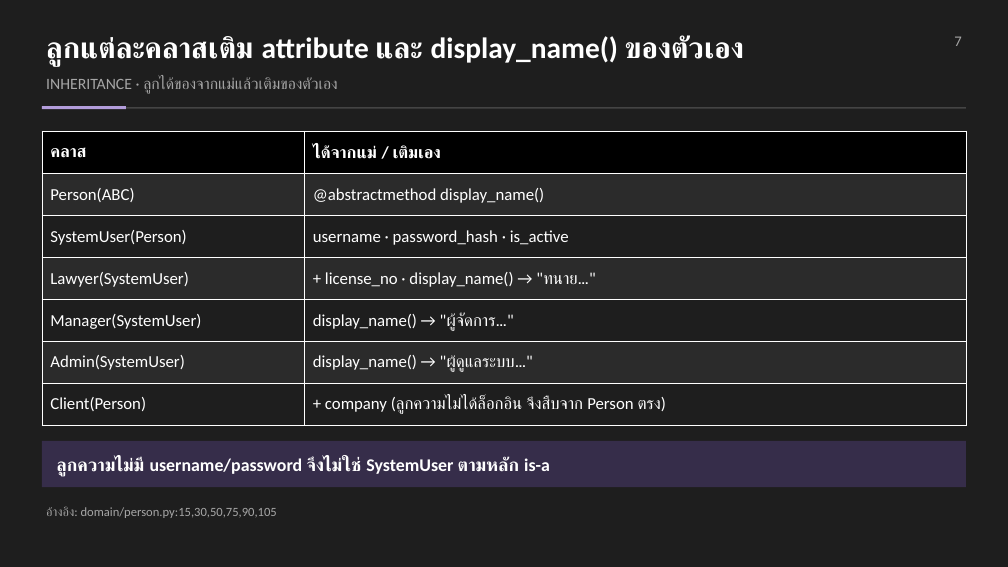
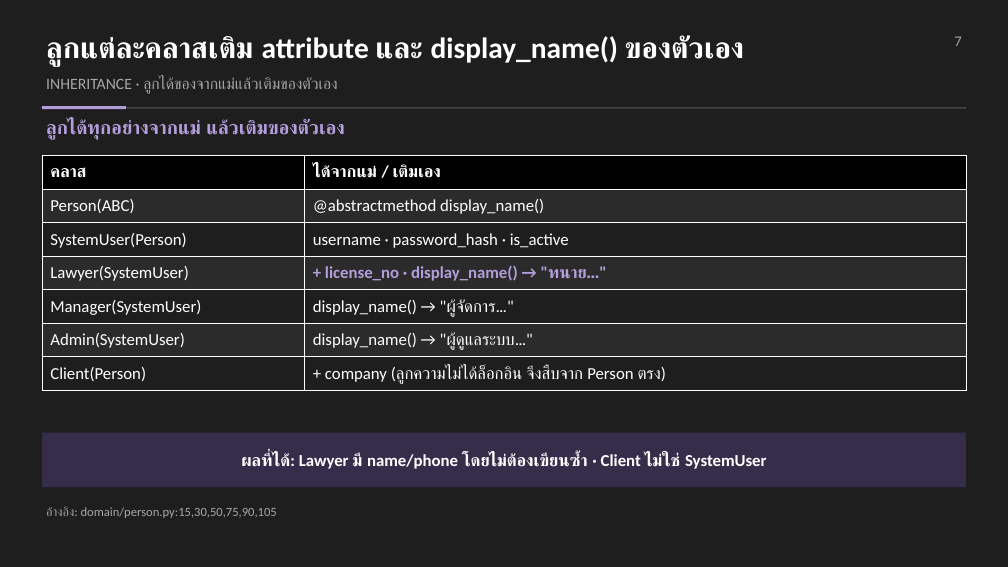
Before and after one commit to Maythane/Law-Firm-Project, a slide deck: slide 7 of docs/slides/LawFirm_Presentation.pptx. Drawn at 1008x567 pixels with LibreOffice and Linux fonts; fonts in the diff are those of the drawing. Boxes give left, top, right and bottom in pixels: in the first picture for what was removed or moved away, otherwise in the second. Text is boxed around its words. In the diff, an @@ line names an element or a change of style, - is before the commit and + after.

```diff
--- a/docs/slides/LawFirm_Presentation.pptx
+++ b/docs/slides/LawFirm_Presentation.pptx
@@ text added at (x1=46, y1=119, x2=345, y2=140), 18 pt, text #B39DDB, bold @@
+ลูกได้ทุกอย่างจากแม่ แล้วเติมของตัวเอง
@@ table at (x1=42, y1=156, x2=966, y2=391) @@
@@ text colour #FFFFFF to #B39DDB, bold on in "+ license_no · display_name() → "ทนาย…"" @@
@@ table resized from (x1=42, y1=132, x2=966, y2=426) to (x1=42, y1=156, x2=966, y2=391) @@
@@ rectangle resized from (x1=42, y1=441, x2=966, y2=487) to (x1=42, y1=433, x2=966, y2=487) @@
@@ text at (x1=241, y1=453, x2=767, y2=471): text changed; size 17 to 16 pt @@
-ลูกความไม่มี username/password จึงไม่ใช่ SystemUser ตามหลัก is-a
+ผลที่ได้: Lawyer มี name/phone โดยไม่ต้องเขียนซ้ำ · Client ไม่ใช่ SystemUser
```
Also in this commit, not shown: 6 other slides changed, 4 other files.
